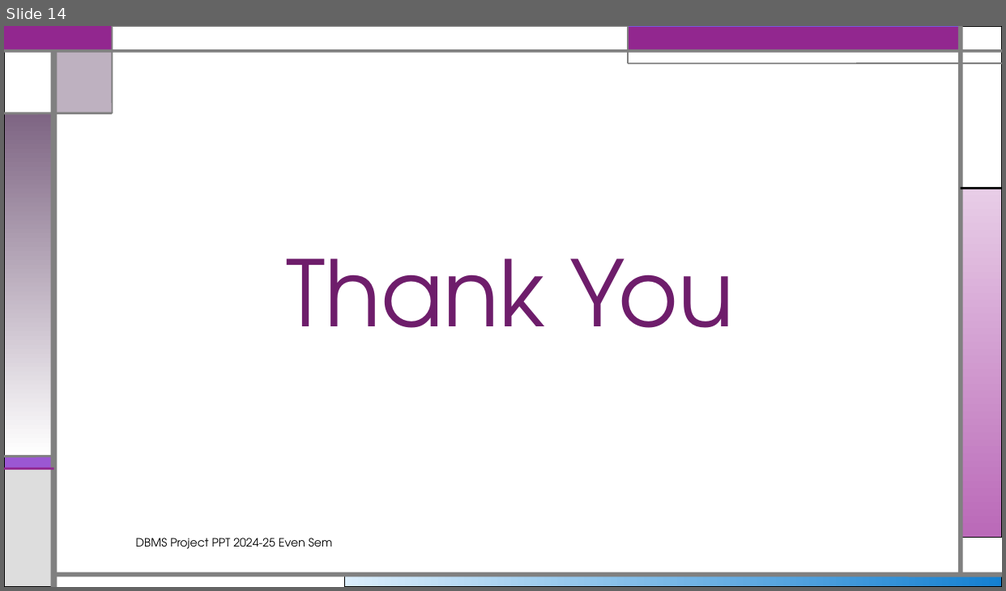
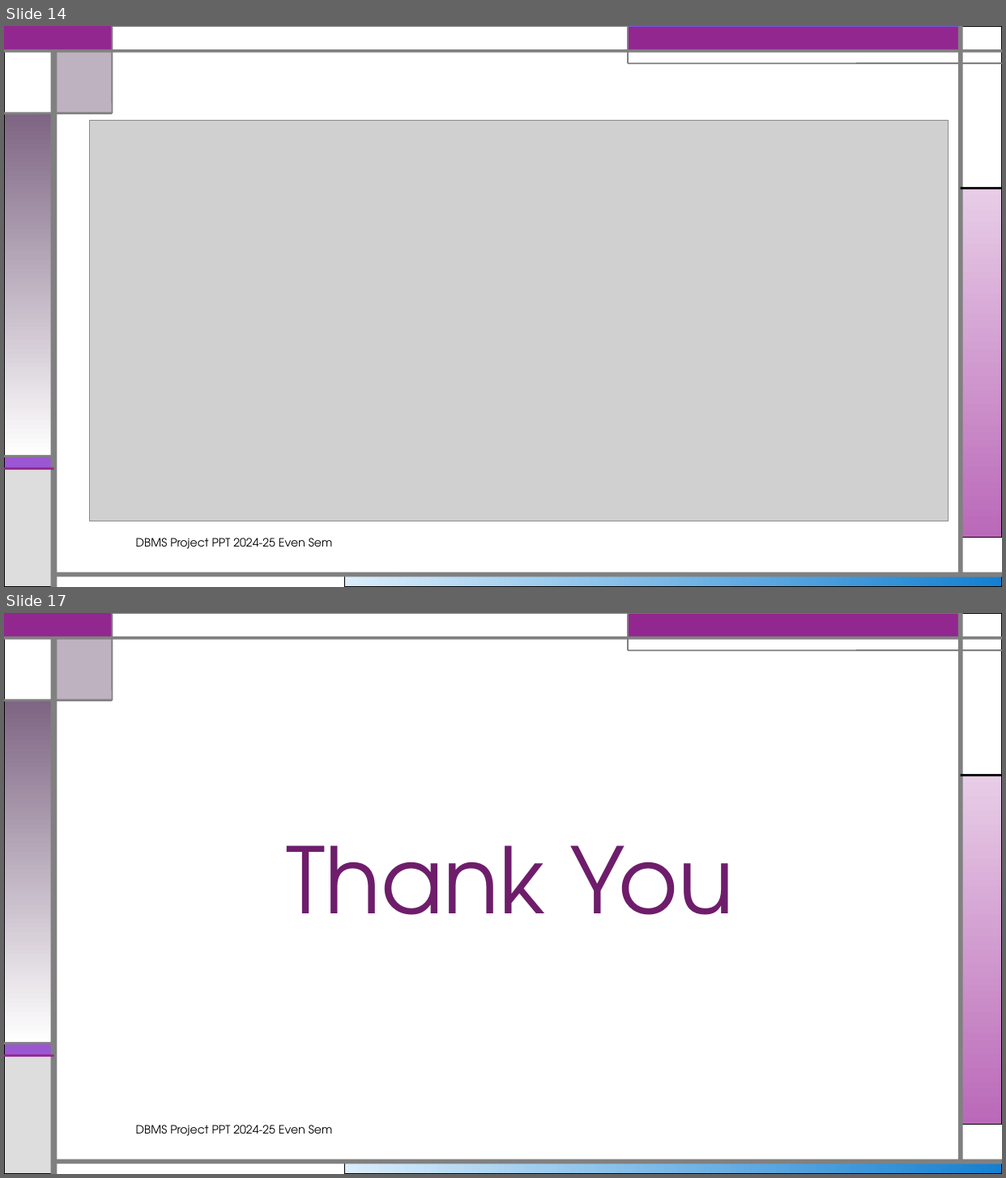
Before and after one commit to Drishay/CollegeProjects, a slide deck: DBMS-Project/others-details/Presentation-001.pptx. Shown one above the other, each under a label of ours: slide 14 before the commit, slides 14 and 17 after it; the slides between them are not shown. The pictures are 1006x591 and 1006x1178 pixels, drawn with LibreOffice and Linux fonts; fonts in the diff are those of the drawing; grey boxes stand for pictures. Boxes give left, top, right and bottom in pixels: in the first picture for what was removed or moved away, otherwise in the second. Text is boxed around its words. In the diff, an @@ line names an element or a change of style, - is before the commit and + after.

```diff
--- a/DBMS-Project/others-details/Presentation-001.pptx
+++ b/DBMS-Project/others-details/Presentation-001.pptx
@@ slide 14 added at bbox=[4, 26, 1002, 587], background #FFFFFF; not listed: 22 template elements that a slide beside it also shows @@
@@ picture added at bbox=[89, 120, 948, 522] @@
@@ text added at bbox=[136, 538, 332, 549], 11 pt, text #000000 @@
+DBMS Project PPT 2024-25 Even Sem
@@ what was slide 14 is now slide 17 @@
```
Also in this commit, not shown: 7 slides changed, 2 other slides added, 9 other files.
